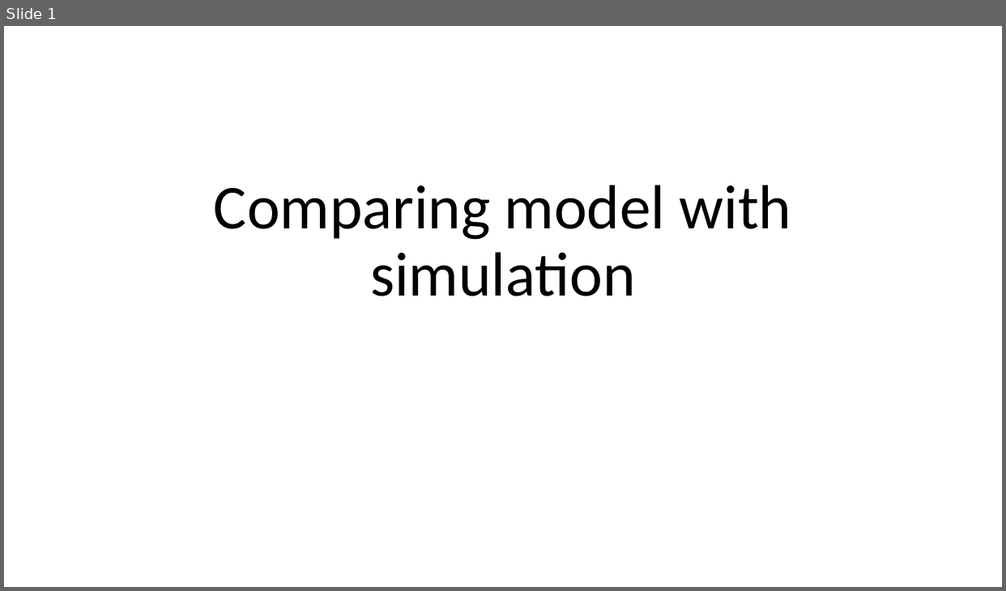
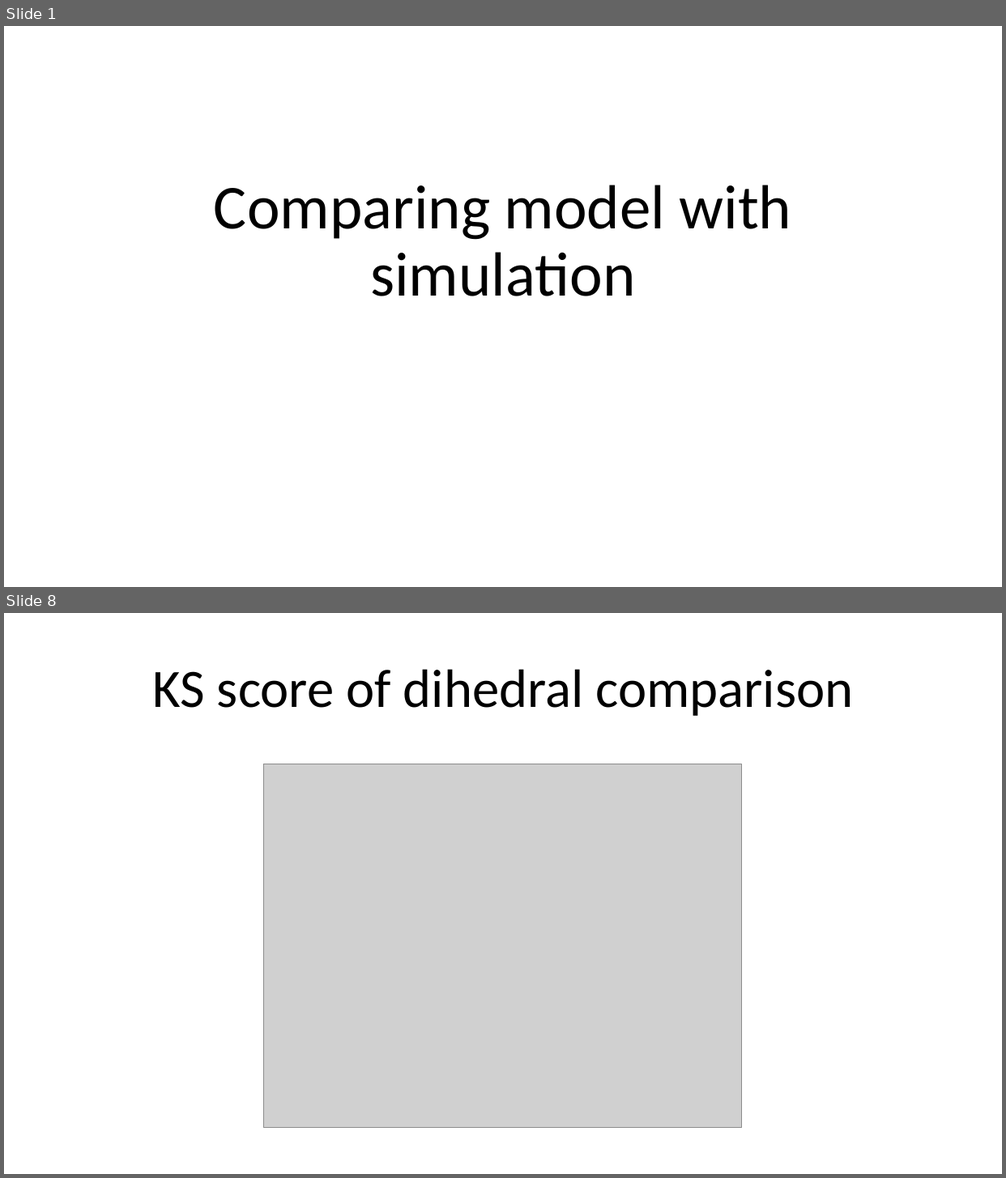
Before and after one commit to BirkDissing/Gemma_group, a slide deck: Master thesis/Meetings/06-03 Comparing model and simulation.pptx. Shown one above the other, each under a label of ours: slide 1 before the commit, slides 1 and 8 after it; the slides between them are not shown. The pictures are 1006x591 and 1006x1178 pixels, drawn with LibreOffice and Linux fonts; fonts in the diff are those of the drawing; grey boxes stand for pictures. Boxes give left, top, right and bottom in pixels: in the first picture for what was removed or moved away, otherwise in the second. Text is boxed around its words. In the diff, an @@ line names an element or a change of style, - is before the commit and + after.

```diff
--- a/Master thesis/Meetings/06-03 Comparing model and simulation.pptx
+++ b/Master thesis/Meetings/06-03 Comparing model and simulation.pptx
@@ slide 8 added at (4,613,1002,1174), background #FFFFFF @@
@@ title added at (152,669,854,716), 52 pt, text #000000 @@
+KS score of dihedral comparison
@@ picture added at (264,764,741,1128) @@
```
Also in this commit, not shown: 11 other slides added, 5 slides removed, 5 other files.
